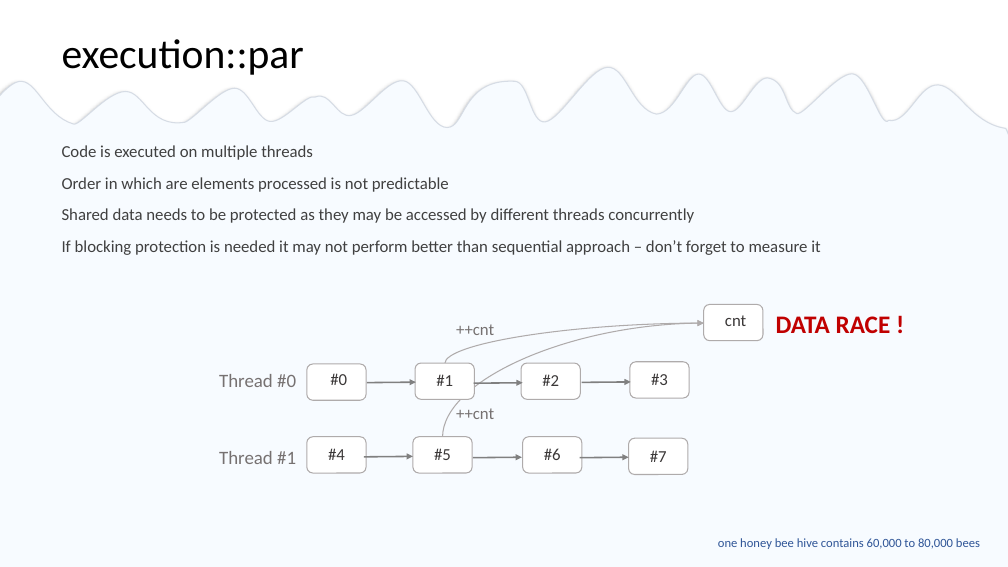
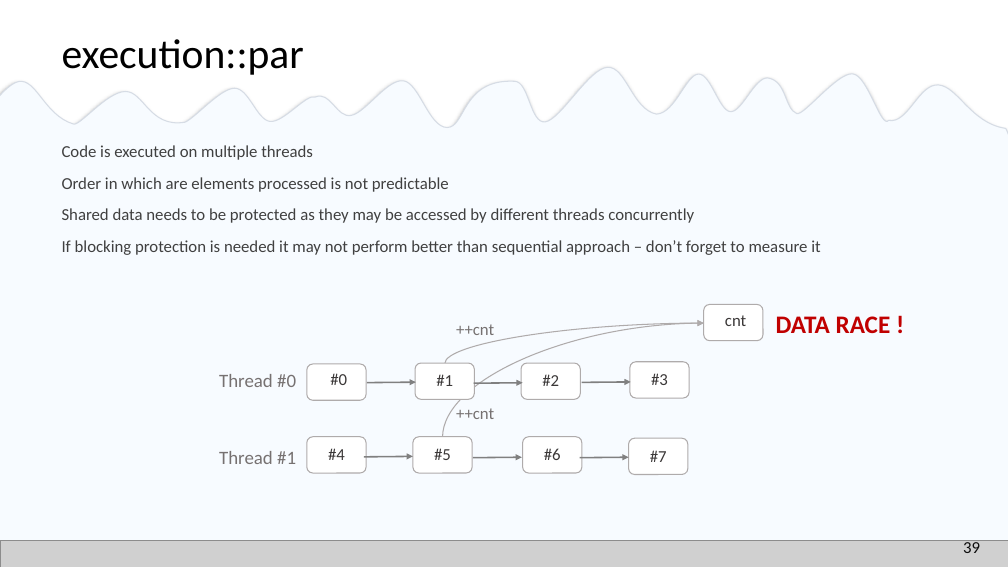
Before and after one commit to EmptySquareBubble/StoriesFromAParallelUniverse-, a slide deck: slide 40 of stories_from_a_paralel_universe.pptx. Drawn at 1008x567 pixels with LibreOffice and Linux fonts; fonts in the diff are those of the drawing; grey boxes stand for pictures. Boxes give left, top, right and bottom in pixels: in the first picture for what was removed or moved away, otherwise in the second. Text is boxed around its words. In the diff, an @@ line names an element or a change of style, - is before the commit and + after.

```diff
--- a/stories_from_a_paralel_universe.pptx
+++ b/stories_from_a_paralel_universe.pptx
@@ text removed at <box>718,538,980,549</box> @@
-  one honey bee hive contains 60,000 to 80,000 bees
@@ page number added at <box>963,539,980,553</box>, 16 pt, text #0D0D0D @@
+39
@@ picture added at <box>0,541,1008,567</box> @@
```
Also in this commit, not shown: 50 other slides changed.
